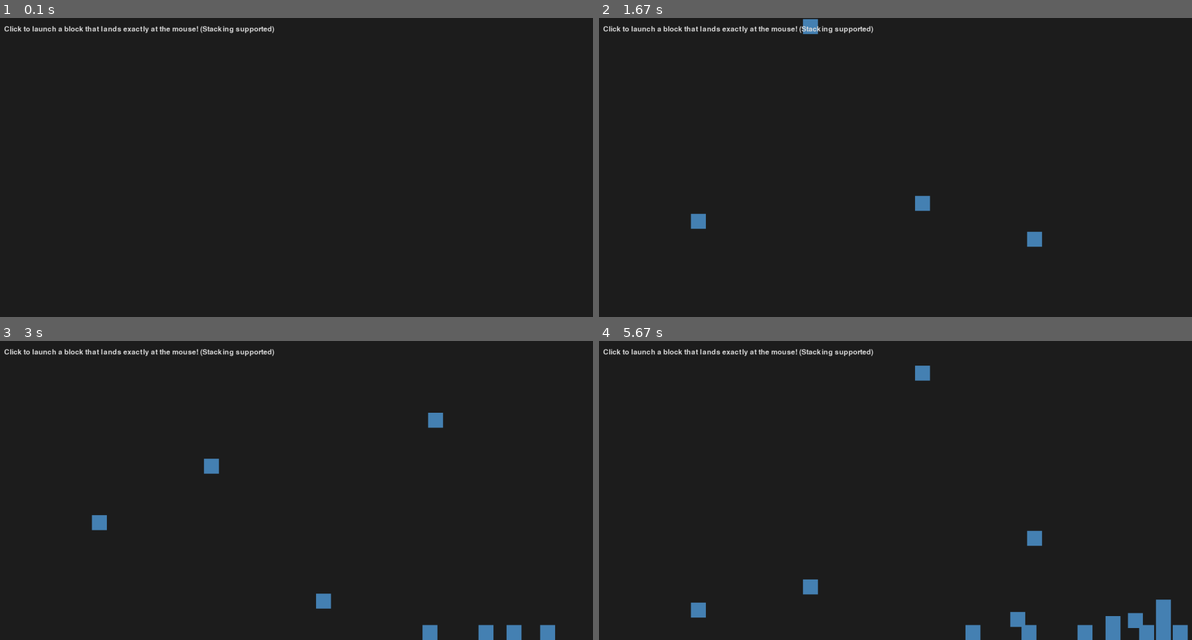
Above: before the commit, frames 1-4 (two rows, left to right).
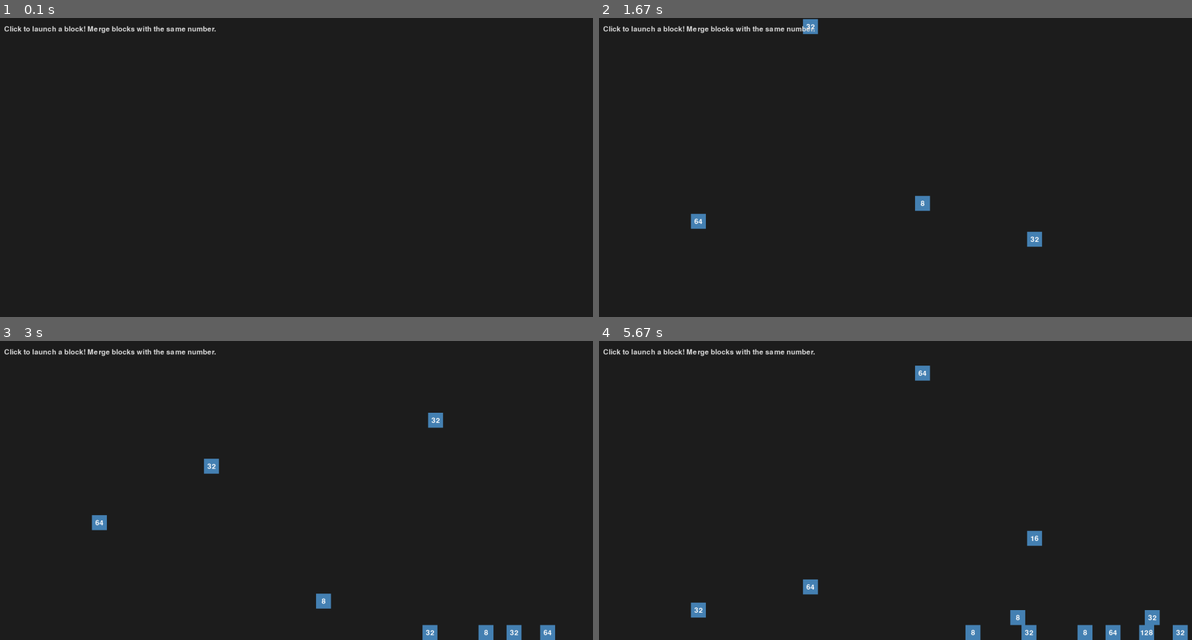
Above: after the commit, the same moments.

Repository: SquareRoot49/New-2048-Game
Game: pygame game, started from Game develop/pygame_block_launcher.py
Same seed, same stepped clock (60 frames per second), same inputs: the game is played once before the commit and once after it.
Inputs (mouse positions are in pixels of both pictures, inside the frame that each line leads up to):
- Up to frame 1 (0.1 s): no input
- Up to frame 2 (1.67 s): click (895, 167) at 0.38 s; click (895, 185) at 0.72 s; click (711, 122) at 1.05 s; click (1114, 272) at 1.38 s
- Up to frame 3 (3 s): click (308, 388) at 1.72 s; click (266, 568) at 2.05 s; click (272, 439) at 2.38 s; click (213, 427) at 2.72 s
- Up to frame 4 (5.67 s): click (1049, 463) at 3.05 s; click (1079, 484) at 3.38 s; click (1020, 436) at 3.72 s; click (717, 430) at 4.05 s; click (919, 478) at 4.38 s; click (717, 472) at 4.72 s; click (806, 577) at 5.05 s; click (711, 601) at 5.38 s

The runs differ from the first frame. In frame 1, 0.4% of the frame differs, in the area x 14-47%, y 2-6%; in frame 2, 0.4%; in frame 3, 0.5%; in frame 4, 1.2%, in the area x 14-99%, y 2-100%.

Commit message:
Prompt 6:Blocks mergence

Diff:
--- a/Game develop/pygame_block_launcher.py
+++ b/Game develop/pygame_block_launcher.py
@@ -2,6 +2,7 @@
 import sys
 import os
 import math
+import random
 
 # --- Settings ---
 SCREEN_WIDTH = 1600
@@ -12,15 +13,18 @@
 FIXED_VX = 15  # Fixed horizontal velocity (pixels per frame)
 GRAVITY = 0.35  # Gravity acceleration
 FPS = 60
+BLOCK_NUMBERS = [2, 4, 8, 16, 32, 64]
+FONT_COLOR = (255, 255, 255)
 
 # --- Block Class ---
 class Block:
-    def __init__(self, x, y, vx, vy, image=None):
+    def __init__(self, x, y, vx, vy, image=None, number=2):
         self.x = x
         self.y = y
         self.vx = vx
         self.vy = vy
         self.image = image
+        self.number = number
         self.rect = pygame.Rect(int(self.x), int(self.y), BLOCK_SIZE, BLOCK_SIZE)
 
     def update(self):
@@ -41,11 +45,15 @@
 
         self.rect.topleft = (int(self.x), int(self.y))
 
-    def draw(self, surface):
+    def draw(self, surface, font):
         if self.image:
             surface.blit(self.image, (int(self.x), int(self.y)))
         else:
             pygame.draw.rect(surface, BLOCK_COLOR, self.rect)
+        # Draw the number
+        num_surf = font.render(str(self.number), True, FONT_COLOR)
+        num_rect = num_surf.get_rect(center=self.rect.center)
+        surface.blit(num_surf, num_rect)
 
 # --- Main Function ---
 def main():
@@ -53,6 +61,7 @@
     screen = pygame.display.set_mode((SCREEN_WIDTH, SCREEN_HEIGHT))
     pygame.display.set_caption("Block Launcher Demo")
     clock = pygame.time.Clock()
+    font = pygame.font.SysFont(None, 28)
 
     # Try to load block image
     block_image = None
@@ -81,47 +90,70 @@
                 t = abs(dx) / abs(vx)  # Time to reach target x
                 # Projectile formula: y = y0 + vy*t + 0.5*g*t^2 => vy = (y - y0 - 0.5*g*t^2) / t
                 vy = (dy - 0.5 * GRAVITY * t * t) / t
-                active_blocks.append(Block(launch_x, launch_y, vx, vy, block_image))
+                number = random.choice(BLOCK_NUMBERS)
+                active_blocks.append(Block(launch_x, launch_y, vx, vy, block_image, number))
 
         # Update active blocks
         next_active_blocks = []
+        merged_indices_this_frame = set()
         for block in active_blocks:
             block.update()
-            # Check for collision with any received block
-            collided = False
+            landed = False
+            landed_on_block_idx = None
+            merge_candidate_idx = None
+            for i, rblock in enumerate(received_blocks):
+                block_center = block.rect.center
+                rblock_center = rblock.rect.center
+                dx = abs(block_center[0] - rblock_center[0])
+                dy = abs(block_center[1] - rblock_center[1])
+                # Only check for vertical collision (block lands on top of rblock)
+                if block.rect.colliderect(rblock.rect) and dy > dx and block.y < rblock.y:
+                    # If this is the closest block below, remember it
+                    if landed_on_block_idx is None or rblock.y < received_blocks[landed_on_block_idx].y:
+                        landed_on_block_idx = i
+            # Check for bottom collision (landed on ground)
+            if block.y + BLOCK_SIZE >= SCREEN_HEIGHT:
+                block.y = SCREEN_HEIGHT - BLOCK_SIZE
+                block.vy = 0
+                block.vx = 0
+                block.rect.topleft = (int(block.x), int(block.y))
+                landed = True
+            elif landed_on_block_idx is not None:
+                rblock = received_blocks[landed_on_block_idx]
+                block.y = rblock.y - BLOCK_SIZE
+                block.vy = 0
+                block.vx = 0
+                block.rect.topleft = (int(block.x), int(block.y))
+                landed = True
+            if landed:
+                merged = False
+                if landed_on_block_idx is not None and landed_on_block_idx not in merged_indices_this_frame:
+                    rblock = received_blocks[landed_on_block_idx]
+                    if block.number == rblock.number:
+                        del received_blocks[landed_on_block_idx]
+                        merged_number = rblock.number * 2
+                        merged_block = Block(rblock.x, rblock.y, 0, 0, block_image, merged_number)
+                        merged_block.rect.topleft = (int(rblock.x), int(rblock.y))
+                        received_blocks.append(merged_block)
+                        merged_indices_this_frame.add(landed_on_block_idx)
+                        merged = True
+                if not merged:
+                    received_blocks.append(block)
+                continue  # Do not add to next_active_blocks
+            if block.y > SCREEN_HEIGHT:
+                continue
+            # Horizontal collision: reflect or stop horizontal motion
+            horizontal_collided = False
             for rblock in received_blocks:
-                if block.rect.colliderect(rblock.rect):
-                    # Determine collision direction using center coordinates
-                    block_center = block.rect.center
-                    rblock_center = rblock.rect.center
-                    dx = abs(block_center[0] - rblock_center[0])
-                    dy = abs(block_center[1] - rblock_center[1])
-                    if dy > dx:
-                        # Vertical collision: accept the block
-                        block.vy = 0
-                        block.vx = 0
-                        block.rect.topleft = (int(block.x), int(block.y))
-                        received_blocks.append(block)
-                        collided = True
-                        break
-                    else:
-                        # Horizontal collision: reflect or stop horizontal motion
-                        block.vx *= -1
-                        # Optionally, you could also set block.vx = 0 to just stop
-            if collided:
-                continue
-            # Check for bottom collision (landed)
-            if block.y + BLOCK_SIZE >= SCREEN_HEIGHT:
-                block_center_x = block.x + BLOCK_SIZE / 2
-                if block_center_x > SCREEN_WIDTH / 2:
-                    block.y = SCREEN_HEIGHT - BLOCK_SIZE
-                    block.vy = 0
-                    block.vx = 0
-                    block.rect.topleft = (int(block.x), int(block.y))
-                    received_blocks.append(block)
-                continue
-            # Remove if block is completely below the screen
-            if block.y > SCREEN_HEIGHT:
+                block_center = block.rect.center
+                rblock_center = rblock.rect.center
+                dx = abs(block_center[0] - rblock_center[0])
+                dy = abs(block_center[1] - rblock_center[1])
+                if block.rect.colliderect(rblock.rect) and dx > dy:
+                    block.vx *= -1
+                    horizontal_collided = True
+                    break
+            if horizontal_collided:
                 continue
             next_active_blocks.append(block)
         active_blocks = next_active_blocks
@@ -129,13 +161,12 @@
         # Draw everything
         screen.fill((30, 30, 30))  # Dark background
         for block in received_blocks:
-            block.draw(screen)
+            block.draw(screen, font)
         for block in active_blocks:
-            block.draw(screen)
+            block.draw(screen, font)
 
         # Instructions
-        font = pygame.font.SysFont(None, 28)
-        text = font.render("Click to launch a block that lands exactly at the mouse! (Stacking supported)", True, (220, 220, 220))
+        text = font.render("Click to launch a block! Merge blocks with the same number.", True, (220, 220, 220))
         screen.blit(text, (20, 20))
 
         pygame.display.flip()
--- a/log.txt
+++ b/log.txt
@@ -87,3 +87,23 @@
 - Blocks that hit the ground or collide with others are removed from `active_blocks` and added to `received_blocks`
 - Used `pygame.Rect.colliderect()` for block-to-block collision detection
 - Ensured visual rendering and logic update occur correctly for both lists
+
+## Prompt 6 – 2025-07-15
+
+**Prompt:**
+Refactor the block merging logic to follow 2048-style mechanics. A block should only merge with a stationary block below it **after it has landed**. Specifically:
+- Only consider merging after a block hits the ground or another stationary block
+- Check if the block it landed on has the same number. If so, remove both and replace with a new merged block at the same position
+- Do not merge during flight or horizontal collision
+- Ensure each block only merges once per landing
+- Prevent multiple merges into the same block in a single frame
+
+**Files Modified:**
+- `pygame_block_launcher.py`
+
+**Description of Change:**
+- Delayed merge logic to trigger only after landing
+- Removed all in-flight merge checks
+- Implemented vertical-only, post-landing merge behavior
+- Ensured merged blocks replace the old one at correct position
+- Prevented duplicate merges or overlapping state updates
